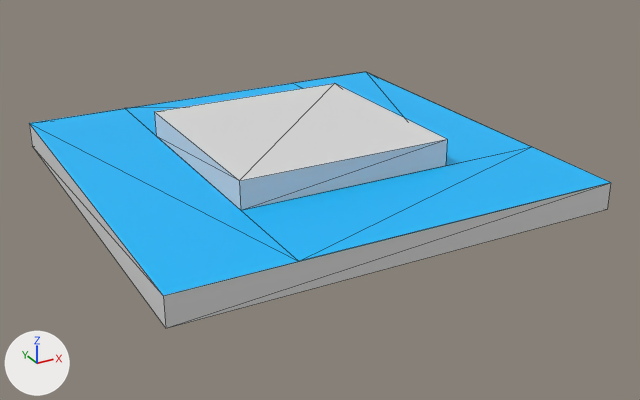
An edit to the FBX model Content/Assets/Characters/FBX/unreal_ref_128-256.fbx, drawn before and after from the same camera.
The view is the same before and after, from a camera (50 mm lens) standing at (-6.11, -0.6, 2.34) and looking at (-3.77, 3.66, 0.21). The axes (+X, +Y, +Z) are drawn at lower left. The lights are the same throughout. Mesh edges are drawn as thin lines. Where no turn or scale is listed for an object, it has been applied to the vertices.

Before the edit, the objects in view are built like this:
```python
me_charsizeref_128_256 = bpy.data.meshes.new('CharSizeRef_128_256')
me_charsizeref_128_256.from_pydata(...)  # 20 vertices, 28 faces; spans x -1.28..1.28, y -1.28..1.28, z 0.32..0.64
# faces by material slot: [20, 8]
me_charsizeref_128_256.materials.append(mat_fbx_default_material)  # light grey #dddddd
me_charsizeref_128_256.materials.append(mat_mt_char01)  # cyan #00bcff
ob_box_brush2_staticmesh = bpy.data.objects.new('Box_Brush2_StaticMesh', me_charsizeref_128_256)
ob_box_brush2_staticmesh.location = (-3.84, 3.84, 0.0)
```
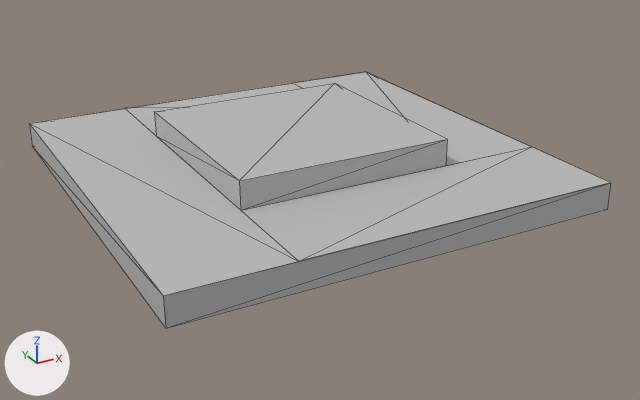
The newer file is also turned or shifted as a whole; pictures and numbers use the older file's frame.

Boxes (x1, y1, x2, y2) around the edits, measured in the pictures (640 x 400 px):
part 1 of me_charsizeref_128_256, recoloured (white to grey): (29, 83, 611, 328) in both
part 2 of me_charsizeref_128_256, recoloured: (29, 72, 611, 296) in both

The change, as a list of edits to the scene's bpy script:
```text
Add mat_lambert1:
    mat_lambert1 = principled_material('lambert1')
    mat_lambert1.base_color = (0.5, 0.5, 0.5)  # grey #bcbcbc
Change me_charsizeref_128_256:
    where me_charsizeref_128_256.from_pydata(...)  # 20 vertices, 28 faces; spans x -1.28..1.28, y -1.28..1.28, z 0.32..0.64
    used by ob_box_brush2_staticmesh; location = (-3.84, 3.84, 0.0)
    me_charsizeref_128_256 part 1: all 20 faces that had it switch from mat_fbx_default_material (light grey #dddddd) to mat_lambert1 (grey #bcbcbc)
    me_charsizeref_128_256 part 2: all 8 faces that had it switch from mat_mt_char01 (cyan #00bcff) to mat_lambert1 (grey #bcbcbc)
```
